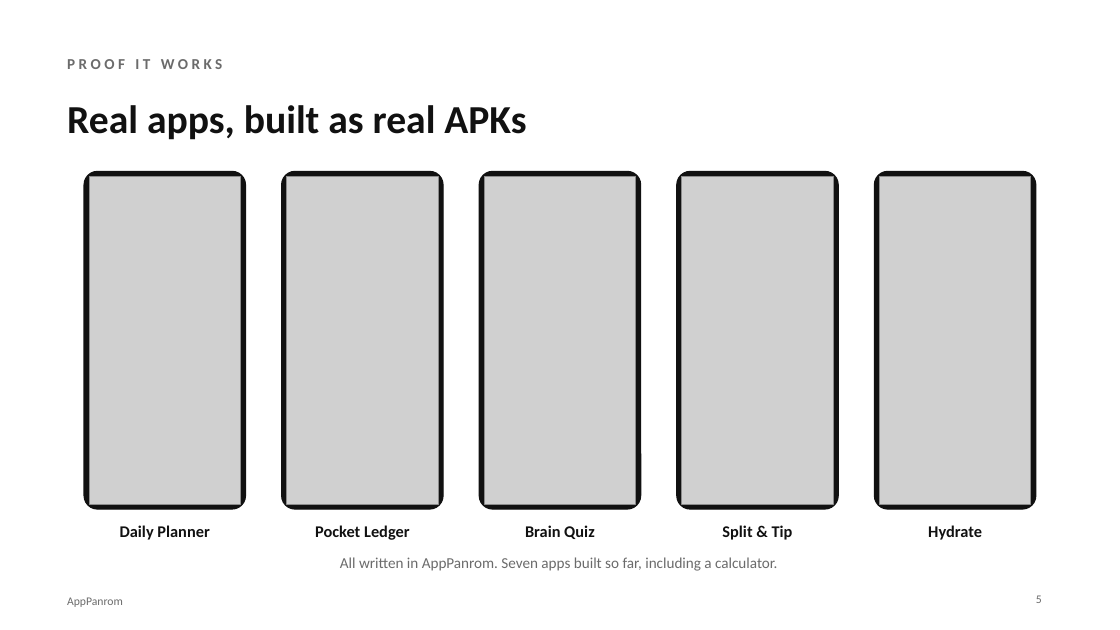
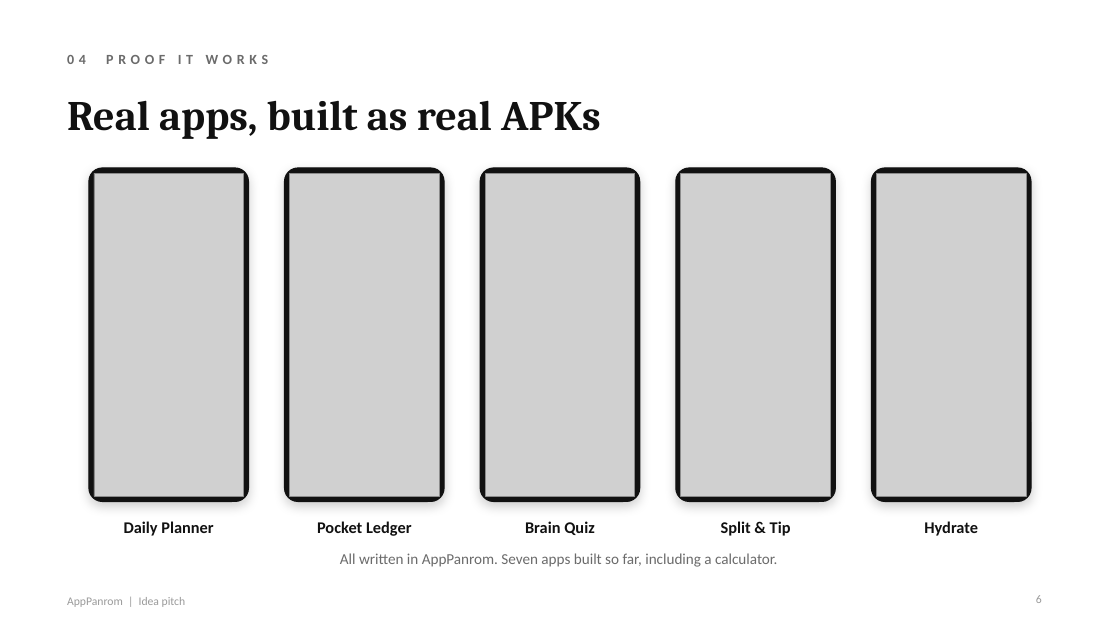
Before and after one commit to shalomarputhasingh/AppPanrom, a slide deck: slide 6 of docs/presentation/AppPanrom_Pitch.pptx (slide 5 before the commit). Drawn at 1120x630 pixels with LibreOffice and Linux fonts; fonts in the diff are those of the drawing; grey boxes stand for pictures. Boxes give left, top, right and bottom in pixels: in the first picture for what was removed or moved away, otherwise in the second. Text is boxed around its words. In the diff, an @@ line names an element or a change of style, - is before the commit and + after.

```diff
--- a/docs/presentation/AppPanrom_Pitch.pptx
+++ b/docs/presentation/AppPanrom_Pitch.pptx
@@ text at [67, 55, 269, 64]: text changed; size 13 to 12 pt @@
-PROOF IT WORKS
+04 PROOF IT WORKS
@@ text "Real apps, built as real ..." at [67, 100, 601, 139]: size 34 to 36 pt, font Calibri to Cambria @@
@@ shadow on; proportions changed in 5 elements at [481, 168, 640, 502], [676, 168, 836, 502], [285, 168, 444, 502], [872, 168, 1032, 502], [89, 168, 249, 502] @@
@@ rounded rectangle: place and size @@
-rounded rectangle at [84, 171, 245, 509]
+rounded rectangle at [89, 168, 249, 502]
@@ picture: place and size @@
-picture at [89, 176, 240, 504]
+picture at [94, 173, 244, 497]
@@ rounded rectangle: place and size @@
-rounded rectangle at [281, 171, 443, 509]
+rounded rectangle at [285, 168, 444, 502]
@@ picture: place and size @@
-picture at [287, 176, 438, 504]
+picture at [290, 173, 439, 497]
@@ rounded rectangle: place and size @@
-rounded rectangle at [480, 171, 641, 509]
+rounded rectangle at [481, 168, 640, 502]
@@ picture: place and size @@
-picture at [485, 176, 636, 504]
+picture at [486, 173, 635, 497]
@@ rounded rectangle: place and size @@
-rounded rectangle at [677, 171, 839, 509]
+rounded rectangle at [676, 168, 836, 502]
@@ picture: place and size @@
-picture at [682, 176, 833, 504]
+picture at [681, 173, 831, 497]
@@ rounded rectangle: place and size @@
-rounded rectangle at [875, 171, 1036, 509]
+rounded rectangle at [872, 168, 1032, 502]
@@ picture: place and size @@
-picture at [880, 176, 1031, 504]
+picture at [877, 173, 1027, 497]
@@ text "Daily Planner": place and size @@
-text "Daily Planner" at [120, 525, 209, 540]
+text "Daily Planner" at [124, 521, 213, 536]
@@ text "Pocket Ledger": place and size @@
-text "Pocket Ledger" at [315, 525, 410, 540]
+text "Pocket Ledger" at [317, 521, 412, 536]
@@ 4 texts: place and size @@
-4 texts at [340, 525, 982, 571]
+4 texts at [340, 521, 978, 567]
@@ text at [67, 597, 186, 607]: text changed; text colour #6B6B6B to #9A9A9A @@
-AppPanrom
+AppPanrom | Idea pitch
@@ page number at [1036, 595, 1042, 603]: text changed; text colour #6B6B6B to #9A9A9A @@
-5
+6
```
Also in this commit, not shown: 7 other slides changed, 1 slide added, 1 slide removed, 1 other file.
